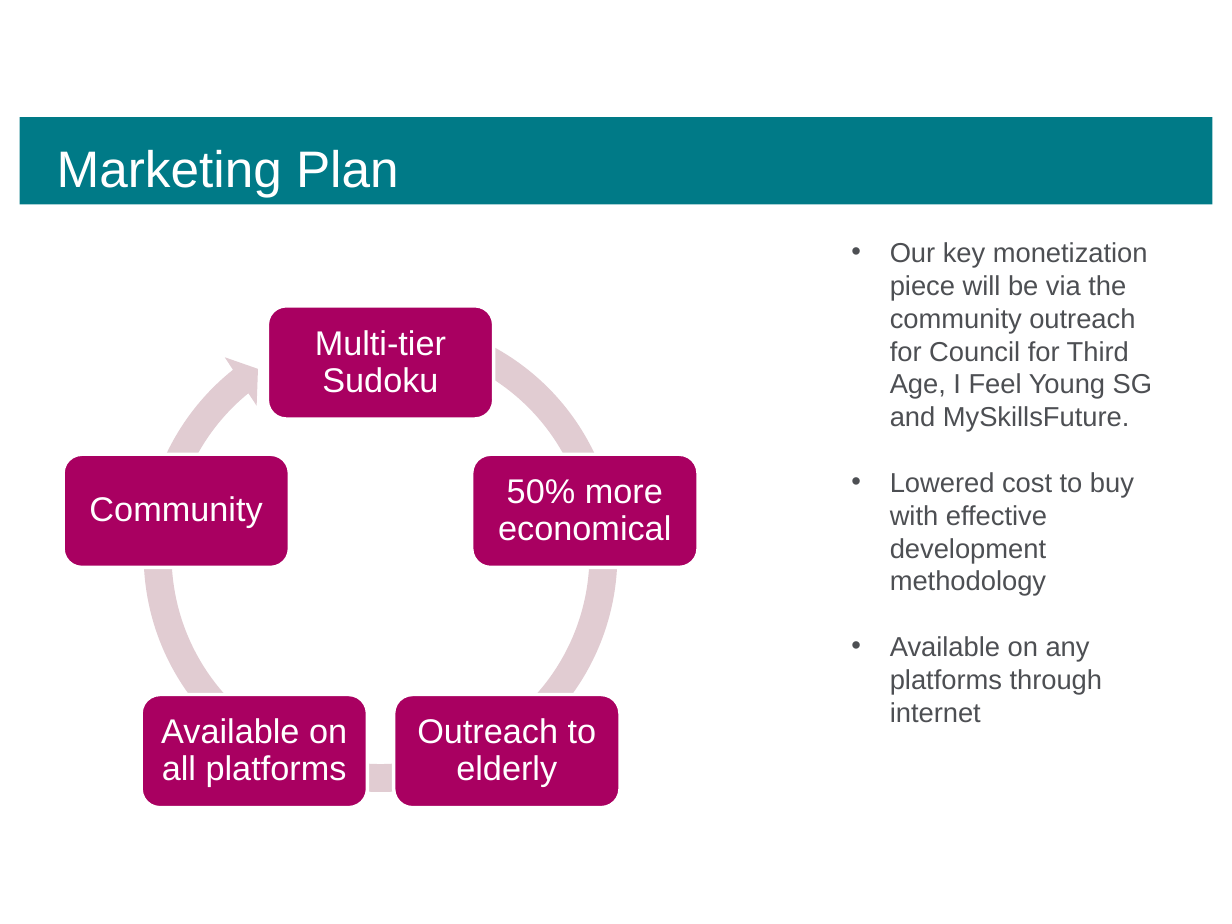
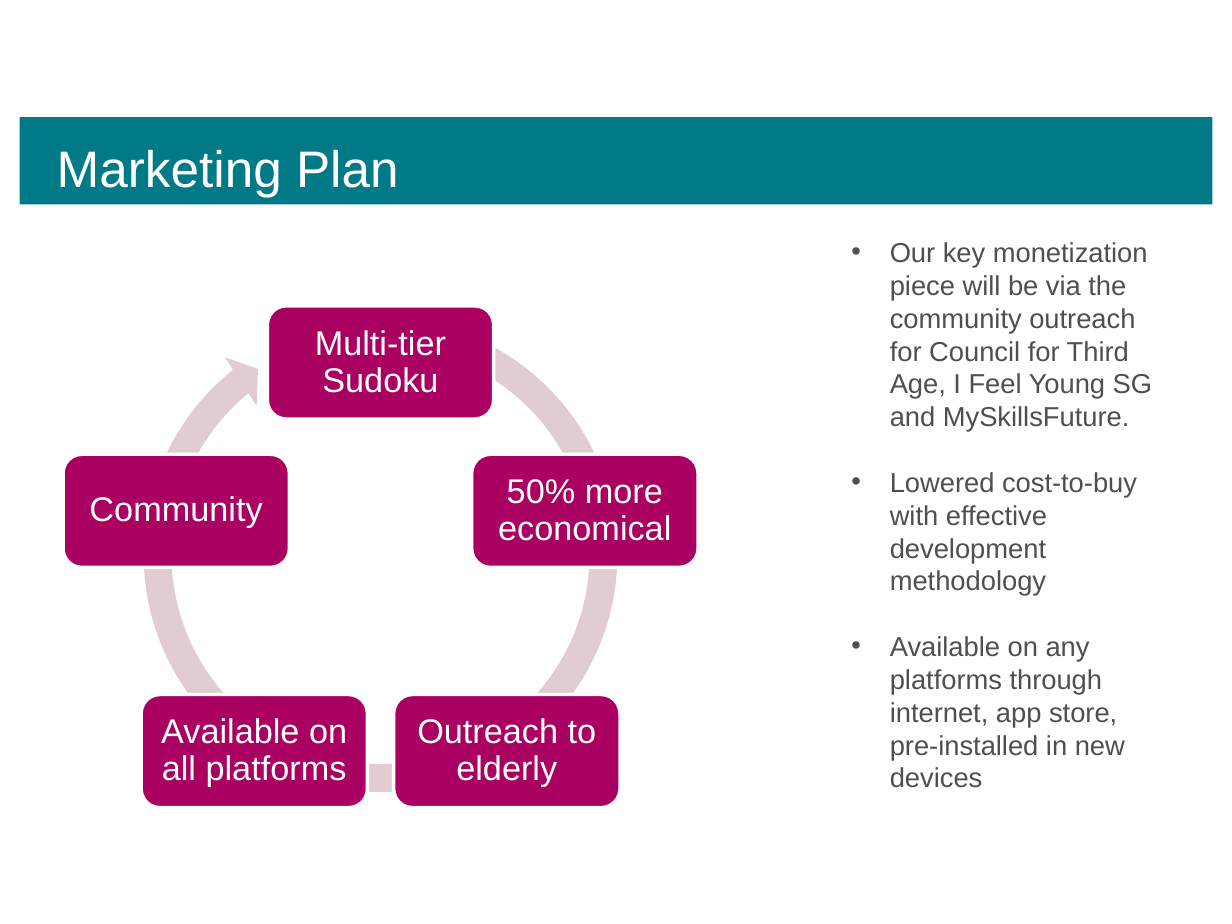
Before and after one commit to nPwi/UpdatedCE291, a slide deck: slide 11 of Presentation Deck/CE291 Final Product Presentation.pptx. Drawn at 1232x924 pixels with LibreOffice and Linux fonts; fonts in the diff are those of the drawing; background and template pictures are left out. Boxes give left, top, right and bottom in pixels: in the first picture for what was removed or moved away, otherwise in the second. Text is boxed around its words. In the diff, an @@ line names an element or a change of style, - is before the commit and + after.

```diff
--- a/Presentation Deck/CE291 Final Product Presentation.pptx
+++ b/Presentation Deck/CE291 Final Product Presentation.pptx
@@ text at <box>890,472,1137,788</box>: text changed @@
-• Lowered cost to buy with effective development methodology
-• Available on any platforms through internet
+• Lowered cost-to-buy with effective development methodology
+• Available on any platforms through internet, app store, pre-installed in new devices
```
Also in this commit, not shown: 1 other slide changed.
